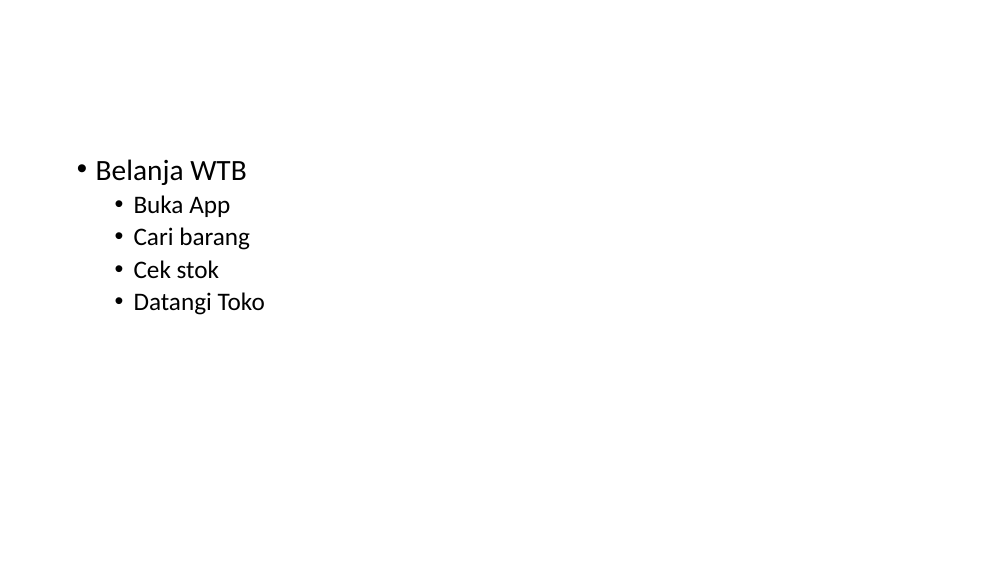
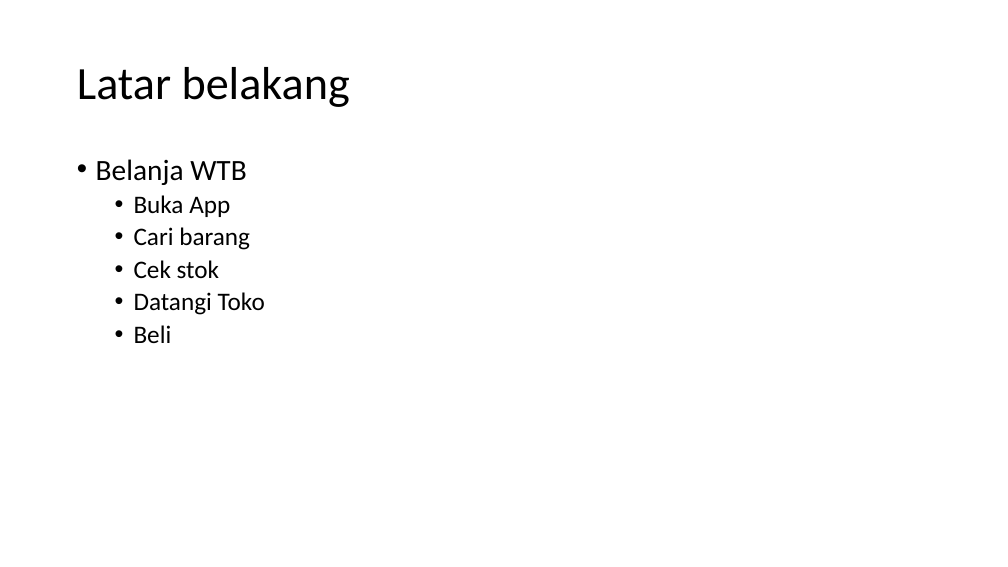
Before and after one commit to pierrekatuhe/WTB, a slide deck: slide 4 of New folder/Presentation.pptx (slide 5 before the commit). Drawn at 1008x567 pixels with LibreOffice and Linux fonts; fonts in the diff are those of the drawing. Boxes give left, top, right and bottom in pixels: in the first picture for what was removed or moved away, otherwise in the second. Text is boxed around its words. In the diff, an @@ line names an element or a change of style, - is before the commit and + after.

```diff
--- a/New folder/Presentation.pptx
+++ b/New folder/Presentation.pptx
@@ title added at box(77, 67, 350, 107), 44 pt, text #000000 @@
+Latar belakang
@@ text at box(134, 325, 172, 343): paragraph added @@
+  • Beli
```
Also in this commit, not shown: 10 other slides changed, 5 slides added, 1 slide removed, 4 other files.
